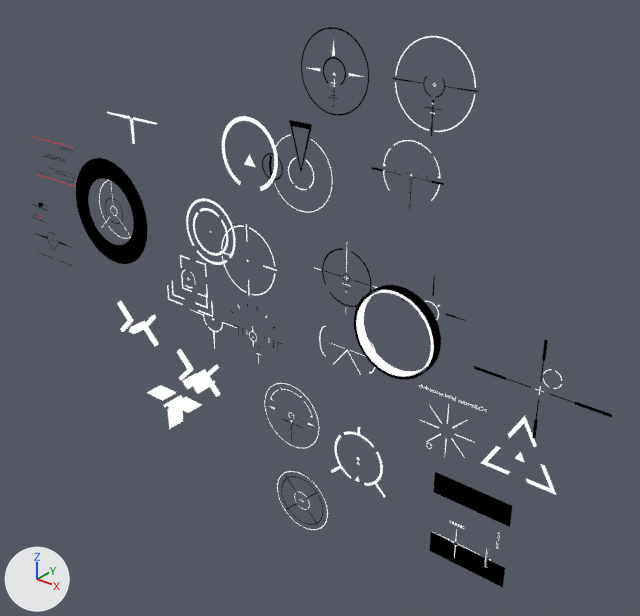
The Blender file [workfiles]/reticle.blend as it was, and as the next commit left it.
Rendered twice from a 50 mm lens placed at (71.5, -57.1, 31.2), pointed at (26.1, -0.3, -4.0). Every picture has the same lights, and +X, +Y and +Z are marked at lower left. Text is drawn in Blender's own font.

In view in the first picture: 'Border', 'Plane', 'Scope2', 'holo', 'okp', 'reddit', 't1', 'thermal'.
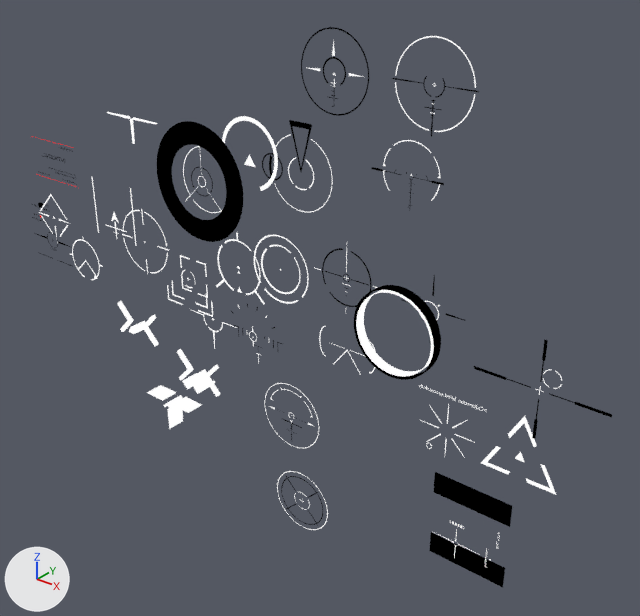
The change, as a list of edits to the scene's bpy script:
```text
Add me_plane_011:
    me_plane_011.from_pydata(...)  # 26 vertices, 8 faces; spans x -3.12..3.12, y -2.01, z -3.14..3.14
    me_plane_011.materials.append(mat_white)
Add me_plane_004:
    me_plane_004.from_pydata(...)  # 119 vertices, 8 faces; spans x -3.32..3.32, y -2.01, z -3.34..2.85
    me_plane_004.materials.append(mat_white)
Add me_circle_014:
    me_circle_014.from_pydata(...)  # 191 vertices, 95 faces; spans x -2.91..2.91, y -2.01..-0.98, z -2.61..2.8
    me_circle_014.materials.append(mat_white)
Change ob_border:
    ob_border.location: (0.0, 0.0, 0.0) -> (13.5, 0.0, 5.9)
Change ob_holo:
    ob_holo.location: (31.2, 0.0, -17.9) -> (16.7, 0.0, -2.3)
Change ob_reddit:
    ob_reddit.location: (13.0, 0.0, 0.4) -> (21.9, 0.0, -1.1)
Change ob_t1:
    ob_t1.location: (21.8, 0.0, 1.1) -> (8.2, 0.0, -0.5)
Change ob_plane:
    ob_plane.location: (0.0, 0.0, 0.0) -> (13.5, 0.0, 5.9)
Add ob_plane_003:
    ob_plane_003 = bpy.data.objects.new('Plane.003', me_plane_011)
    ob_plane_003.location = (0.0, 0.0, 0.0)
Add ob_plane_002:
    ob_plane_002 = bpy.data.objects.new('Plane.002', me_plane_004)
    ob_plane_002.location = (-10.9, 0.0, -3.2)
Add ob_circle_002:
    ob_circle_002 = bpy.data.objects.new('Circle.002', me_circle_014)
    ob_circle_002.location = (-5.9, 0.0, -7.1)
```

Pixel boxes (x1, y1, x2, y2) of what changed, in the pictures (640 x 616 px):
'Border', moved
    before: (76, 158, 147, 264)
    after: (157, 121, 243, 242)
'reddit', moved
    before: (186, 198, 235, 265)
    after: (254, 235, 309, 304)
'holo', moved
    before: (331, 427, 386, 497)
    after: (216, 232, 265, 305)
't1', moved
    before: (220, 224, 277, 296)
    after: (122, 209, 169, 274)
'Plane', moved
    before: (99, 180, 131, 239)
    after: (183, 146, 222, 213)
'Plane.003', added
    after: (92, 177, 137, 246)
'Circle.002', added
    after: (69, 236, 103, 280)
'Plane.002', added
    after: (39, 194, 71, 243)
